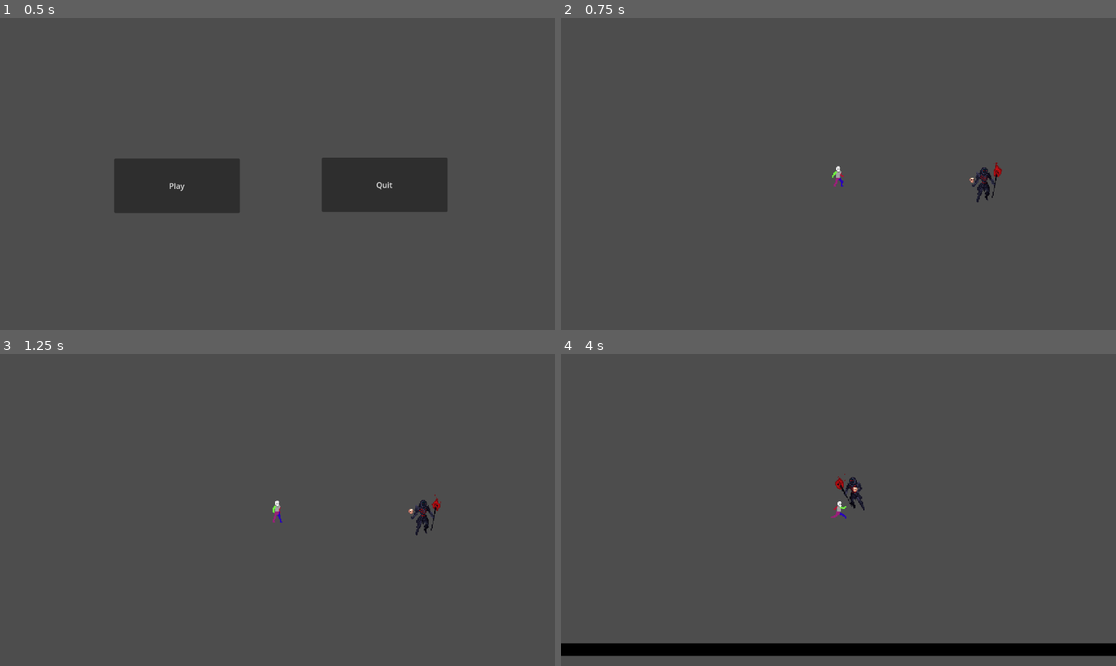
Above: before the commit, frames 1-4 (two rows, left to right).
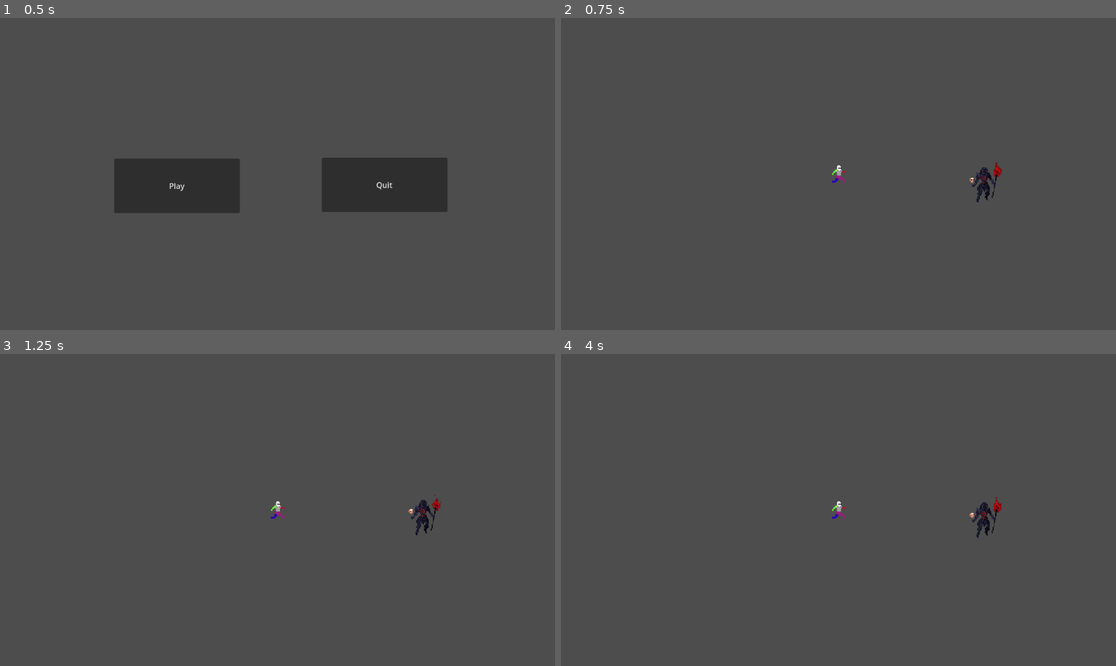
Above: after the commit, the same moments.

Repository: bburciaga/giggle-gauntlet
Game: Godot game, scene res://menus/title/Title.tscn
Two runs of this game, one before a commit and one after it. Both use one fixed random seed, a clock stepped at 60 frames per second and the inputs below.
Inputs:
- Up to frame 1 (0.5 s): no input
- Up to frame 2 (0.75 s): click "Play" at 0.5 s
- Up to frame 3 (1.25 s): no input
- Up to frame 4 (4 s): tap Enter (ui_accept) at 1.25, 2.1, 2.27, 2.57, 3.6, 3.77 s; hold D (move_right) 1.28-2.03 s; hold Enter (ui_accept) 1.28-2.03 s; hold S (move_down) 2.03-2.78 s; hold D (move_right) 2.78-3.53 s; hold Enter (ui_accept) 2.78-3.53 s; hold W (move_up) from 3.53 s (still down)

Frame 1 is identical in both runs. In frame 2, less than 0.1% of the frame differs, in the area x 48-52%, y 47-55%; in frame 3, less than 0.1%; in frame 4, 4.8%, in the area x 0-100%, y 38-97%.
Error after the commit: Parse Error: Identifier "gnomeWeapon" not declared in the current scope. (res://entities/player/Player.gd:13)

Commit message:
Implement weapon movement into Player hand

Diff:
--- a/entities/player/Player.gd
+++ b/entities/player/Player.gd
@@ -1,8 +1,16 @@
 extends CharacterBody2D
+
+enum WeaponState {
+	INACTIVE,
+	GNOME
+}
 
 @onready var anim = get_node("AnimatedSprite2D")
 
 var SPEED = 300
+
+func _ready():
+	gnomeWeapon.position = Vector2(915, -5)
 
 func _physics_process(delta):
 	var direction = Input.get_vector(
@@ -16,7 +24,22 @@
 	if direction.length() > 0:
 		anim.play("Run")
 		anim.flip_h = direction.x < 0
+
 	else:
 		anim.play("Idle")
 
 	move_and_slide()
+
+	if Input.is_action_pressed("ui_accept"):
+		if (weaponState == WeaponState.GNOME):
+			gnomeWeapon.position = Vector2(15, -5)
+			gnomeWeapon.visible = true
+	else:
+		gnomeWeapon.visible = false
+
+func _on_gnome_hit_area_entered(area):
+	enemy.take_damage()
+
+func activate_gnome_weapon():
+	weaponState = WeaponState.GNOME
+	gnomeWeapon.visible = true
